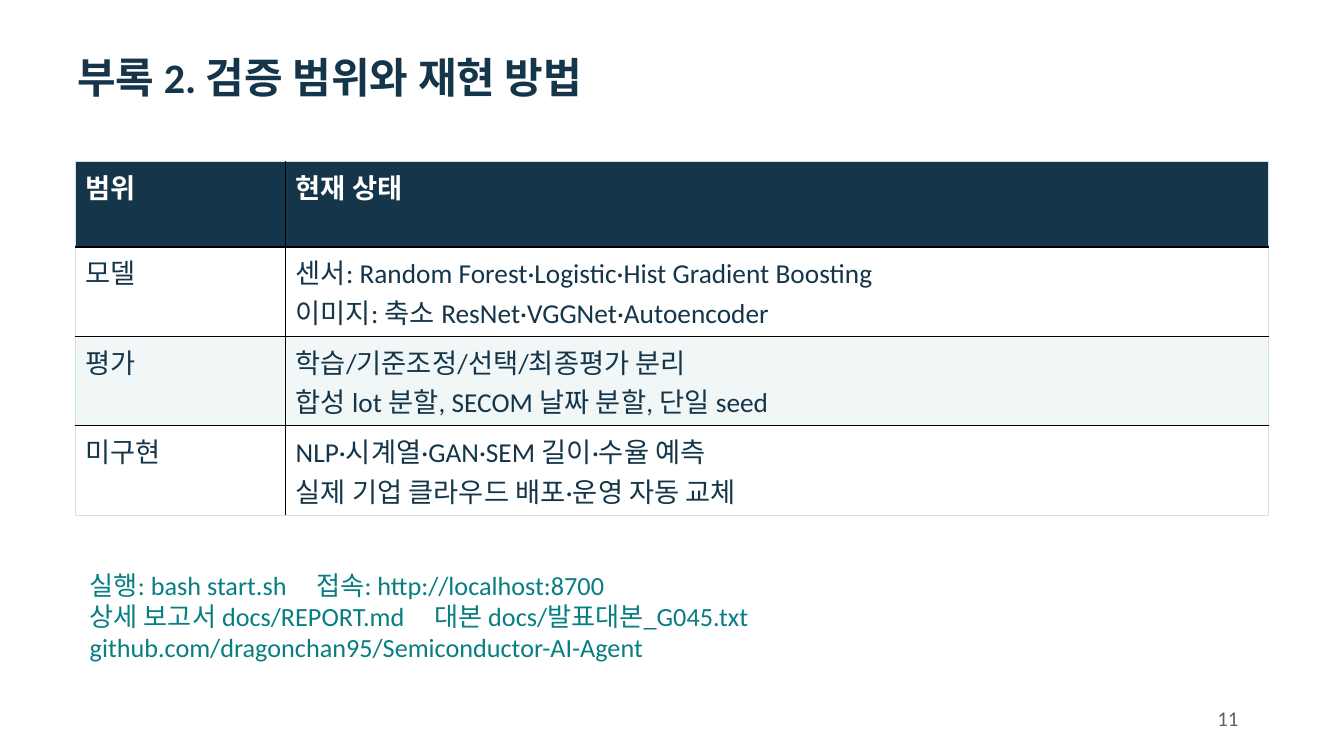
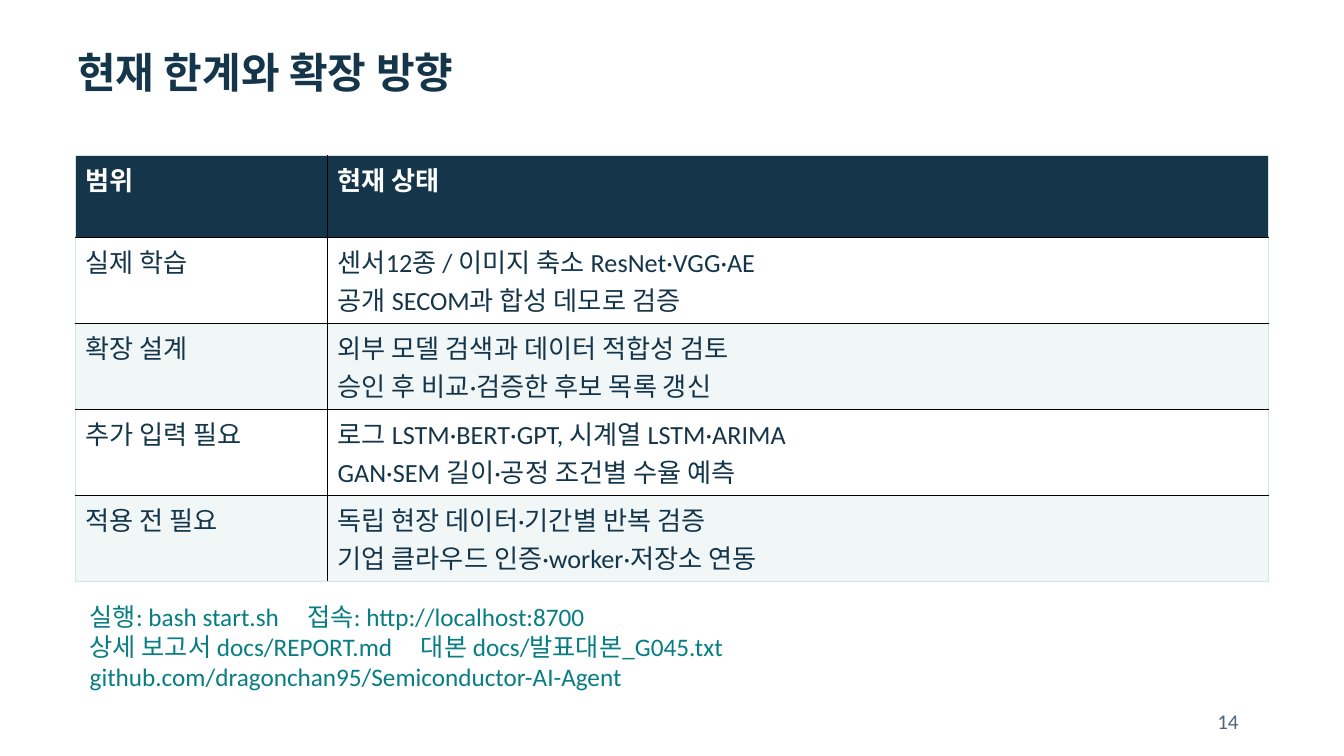
Before and after one commit to dragonchan95/Semiconductor-AI-Agent, a slide deck: slide 14 of docs/G045_Semiconductor_Agent.pptx (slide 11 before the commit). Drawn at 1344x756 pixels with LibreOffice and Linux fonts; fonts in the diff are those of the drawing. Boxes give left, top, right and bottom in pixels: in the first picture for what was removed or moved away, otherwise in the second. Text is boxed around its words. In the diff, an @@ line names an element or a change of style, - is before the commit and + after.

Commit message:
Expand course model experiments and explain preprocessing with grounded local agents

```diff
--- a/docs/G045_Semiconductor_Agent.pptx
+++ b/docs/G045_Semiconductor_Agent.pptx
@@ text at bbox=[77, 52, 453, 92]: text changed @@
-부록 2. 검증 범위와 재현 방법
+현재 한계와 확장 방향
@@ table at bbox=[76, 155, 1268, 574] @@
-row 2: 모델 | 센서: Random Forest·Logistic·Hist Gradient Boosting / 이미지: 축소 ResNet·VGGNet·Autoencoder
-row 3: 평가 | 학습/기준조정/선택/최종평가 분리 / 합성 lot 분할, SECOM 날짜 분할, 단일 seed
-row 4: 미구현 | NLP·시계열·GAN·SEM 길이·수율 예측 / 실제 기업 클라우드 배포·운영 자동 교체
+row 2: 실제 학습 | 센서12종 / 이미지 축소 ResNet·VGG·AE / 공개 SECOM과 합성 데모로 검증
+row 3: 확장 설계 | 외부 모델 검색과 데이터 적합성 검토 / 승인 후 비교·검증한 후보 목록 갱신
+row 4: 추가 입력 필요 | 로그 LSTM·BERT·GPT, 시계열 LSTM·ARIMA / GAN·SEM 길이·공정 조건별 수율 예측
+row 5: 적용 전 필요 | 독립 현장 데이터·기간별 반복 검증 / 기업 클라우드 인증·worker·저장소 연동
@@ table: place and size @@
-table at bbox=[76, 161, 1268, 508]
+table at bbox=[76, 155, 1268, 574]
@@ text "실행: bash start.sh 접속: http://localhost:8700": place and size @@
-text "실행: bash start.sh 접속: http://localhost:8700" at bbox=[90, 573, 748, 662]
+text "실행: bash start.sh 접속: http://localhost:8700" at bbox=[90, 605, 723, 691]
@@ text "실행: bash start.sh 접속: http://localhost:8700" at bbox=[90, 605, 723, 691]: size 18.8 to 18 pt @@
@@ text removed at bbox=[1217, 712, 1238, 726] @@
-11
@@ text added at bbox=[1217, 715, 1238, 729], 15 pt, text #526677 @@
+14
```
Also in this commit, not shown: 8 other slides changed, 5 slides added, 2 slides removed, 40 other files.
